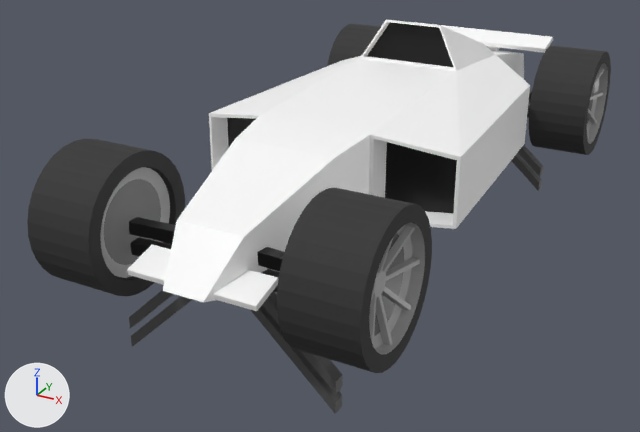
An edit to the glTF model GameAssets/Polytrack/models/car.glb, drawn before and after from the same camera.
The view is the same before and after, from a 50 mm camera at (1.98, -4.12, 1.4) aimed at (-0.21, -0.13, -0.6). The lights are fixed; the arrows at lower left show +X, +Y and +Z. The picture after the commit comes second. Objects named as collision shapes, trigger or cutter boxes, shadow casters or lower levels of detail are left out. Vertices at exactly the same position are counted once.

The first picture shows 'Body', 'Suspension', 'SuspensionBL', 'SuspensionFL', 'SuspensionFR', 'WheelBL', 'WheelBR', 'WheelFL', 'WheelFR' and 1 more.
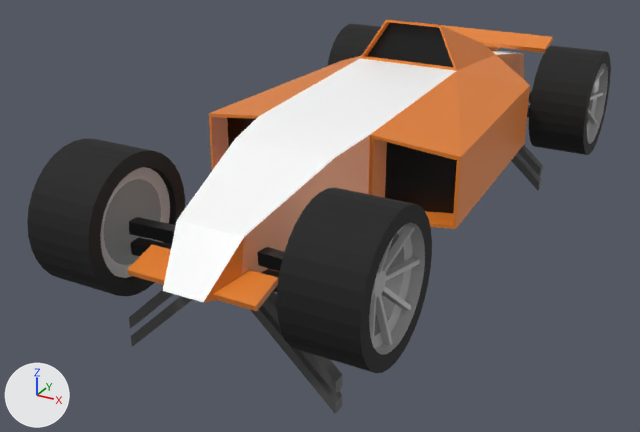
The change, as a diff of the scene's bpy script:
```diff
--- a/GameAssets/Polytrack/models/car.glb.py
+++ b/GameAssets/Polytrack/models/car.glb.py
@@ mat_main @@
 mat_main = principled_material('Main')
-mat_main.base_color = (1.0, 1.0, 1.0)  # white #ffffff
+mat_main.base_color = (0.8, 0.221, 0.0248)  # orange #e7812c
 mat_main.roughness = 0.4
@@ mat_tire @@
 mat_tire = principled_material('Tire')
-mat_tire.base_color = (0.03, 0.03, 0.03)  # dark grey #303030
+mat_tire.base_color = (0.00637, 0.00637, 0.00637)  # black #131313
 mat_tire.roughness = 0.829
@@ mat_secondary @@
+mat_secondary = principled_material('Secondary')
+mat_secondary.base_color = (1.0, 1.0, 1.0)  # white #ffffff
+mat_secondary.roughness = 0.4
@@ me_body_001 @@
 # used by ob_body; location = (0.0, 0.0, 0.0)
-me_body_001.from_pydata(...)  # 135 vertices, 234 faces; spans x -0.7..0.7, y -1.65..2.01, z -0.41..0.38
+me_body_001.from_pydata(...)  # 162 vertices, 292 faces; spans x -0.7..0.7, y -1.65..2.01, z -0.41..0.38
+# me_body_001 part 1: 27 vertices added at x 0.0, y -1.65..1.94, z -0.34..0.38
 me_body_001.materials.append(mat_main)
@@ me_body_001 @@
 me_body_001.materials.append(mat_brakelight)
+me_body_001.materials.append(mat_secondary)  # white #ffffff
```

Changed parts and their boxes (x1, y1, x2, y2) in the pictures (640 x 432 px):
'Body', recoloured (white to orange): (127, 20, 553, 311) in both
'WheelFL', recoloured (dark grey to black): (277, 188, 431, 356) in both
'WheelFR', recoloured (dark grey to black): (27, 139, 185, 291) in both
'WheelBL', recoloured (dark grey to black): (529, 46, 605, 145) in both
'WheelBR', recoloured (dark grey to black): (328, 24, 381, 66) in both
part 1 of me_body_001, added: after (127, 20, 553, 311)
